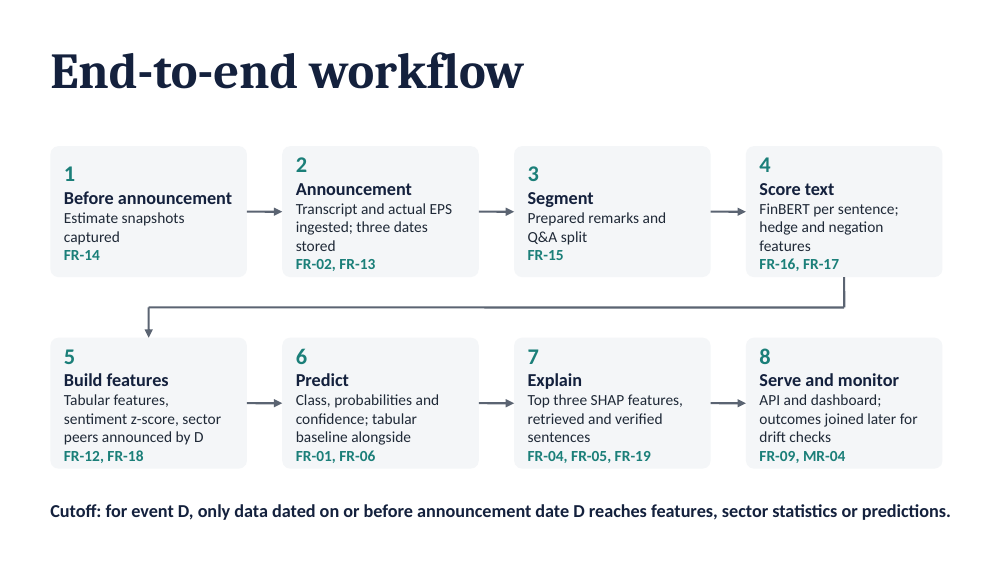
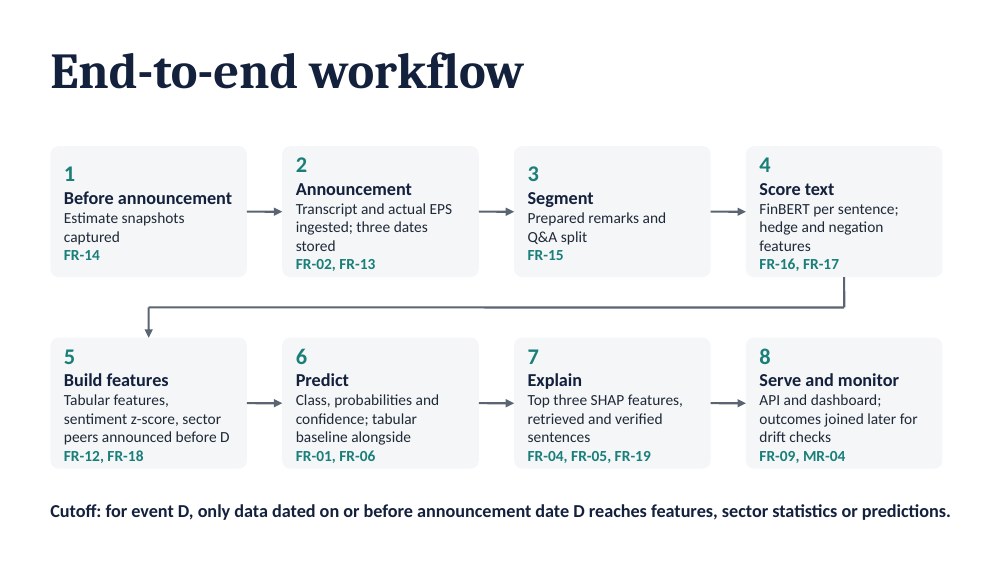
Before and after one commit to johnsajeeve/Earnings-Surprise-Predictor, a slide deck: slide 3 of docs/architecture/earnings-predictor-architecture.pptx. Drawn at 1008x567 pixels with LibreOffice and Linux fonts; fonts in the diff are those of the drawing. Boxes give left, top, right and bottom in pixels: in the first picture for what was removed or moved away, otherwise in the second. Text is boxed around its words. In the diff, an @@ line names an element or a change of style, - is before the commit and + after.

```diff
--- a/docs/architecture/earnings-predictor-architecture.pptx
+++ b/docs/architecture/earnings-predictor-architecture.pptx
@@ text in rounded rectangle at bbox=[64, 394, 229, 445]: text changed @@
-Tabular features, sentiment z-score, sector peers announced by D
+Tabular features, sentiment z-score, sector peers announced before D
```
Also in this commit, not shown: 1 other slide changed, 6 other files.
